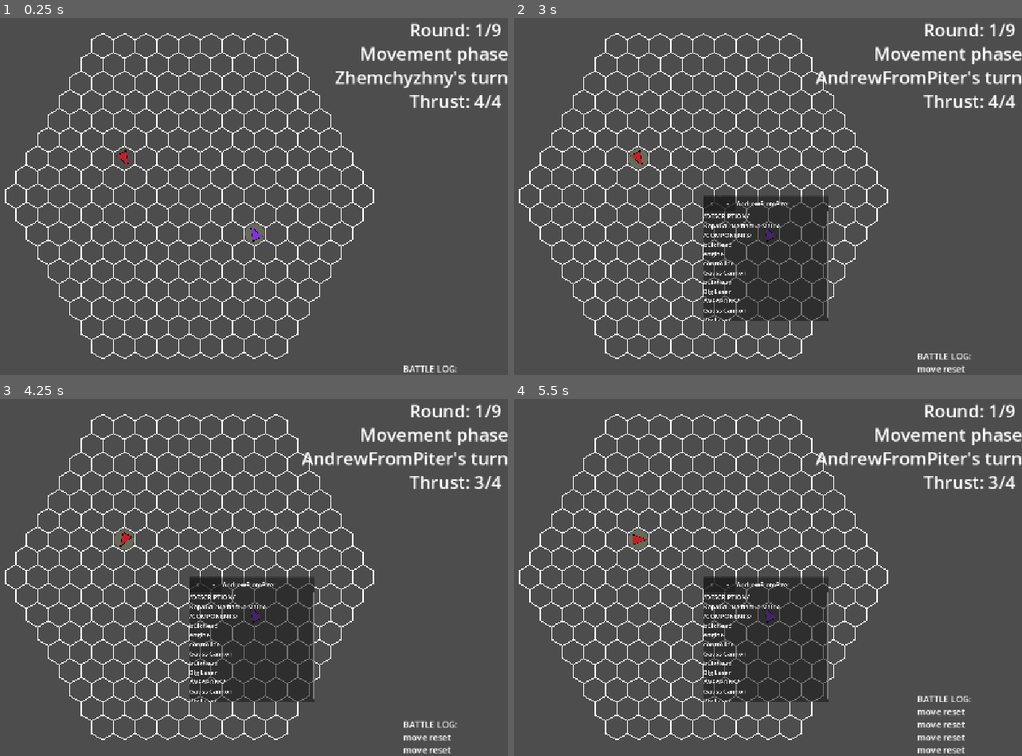
Above: before the commit, frames 1-4 (two rows, left to right).
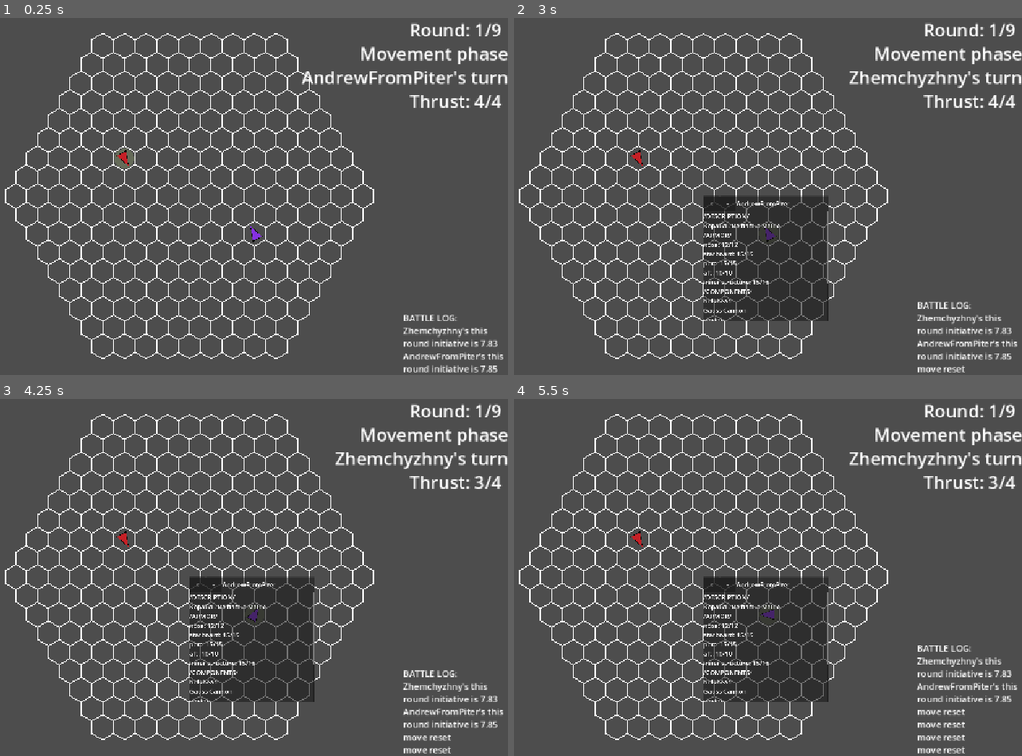
Above: after the commit, the same moments.

Repository: Idandot/Space-Arena
Game: Godot game, scene res://Base Class/Arena.tscn
Same seed, same stepped clock (60 frames per second), same inputs: the game is played once before the commit and once after it.
Inputs (mouse positions are in pixels of both pictures, inside the frame that each line leads up to):
- Up to frame 1 (0.25 s): no input
- Up to frame 2 (3 s): tap Enter (end_turn) at 0.5 s; drag from (768, 232) to (529, 196) at 0.52 s; click "--" at 1.25 s; click "X" at 2 s; tap Backspace (reset_move) at 2.75 s; drag from (635, 157) to (529, 196) at 2.77 s
- Up to frame 3 (4.25 s): tap Backspace (reset_move) at 3.5 s; move the mouse to (254, 498) at 3.52 s; hold Right (turn_right) from 3.53 s (still down); tap Q (next_weapon) at 3.6 s
- Up to frame 4 (5.5 s): release Right (turn_right) at 4.25 s; tap Backspace (reset_move) at 4.25, 5 s; drag from (671, 648) to (539, 595) at 4.27 s; move the mouse to (895, 631) at 5.02 s; hold Left (turn_left) from 5.03 s (still down); tap Space (fire) at 5.1 s

The runs differ from the first frame. In frame 1, 1.9% of the frame differs, in the area x 22-100%, y 14-100%; in frame 2, 2.3%; in frame 3, 2.3%; in frame 4, 2.3%, in the area x 22-100%, y 14-85%.

Commit message:
0.1.6.23 Text Armor and Initiative
+ Random Initiative
+ Armor Description in window

Diff:
--- a/Base Class/Actor.gd
+++ b/Base Class/Actor.gd
@@ -24,6 +24,7 @@
 		return is_active
 
 var _initiative: int = 0
+var _round_initiative: float
 var _is_alive: bool = true
 
 func setup(config: ActorConfig) -> void:
@@ -35,8 +36,11 @@
 
 	setup_started.emit(config)
 	_initiative = config.get("initiative")
+	_round_initiative = _initiative
 	display_name = config.get("display_name")
 	description = config.get("description")
+
+	TurnManager.round_started.connect(_calculate_round_initiative)
 
 func take_turn(phase: Enums.game_states) -> void:
 	if !_is_alive:
@@ -51,8 +55,8 @@
 	await get_tree().process_frame
 	emit_signal("turn_ended", self)
 
-func get_initiative() -> int:
-	return _initiative
+func get_initiative() -> float:
+	return _round_initiative
 
 func is_alive() -> bool:
 	return _is_alive
@@ -61,3 +65,7 @@
 	is_active = false
 	_is_alive = false
 	killed.emit(self)
+
+func _calculate_round_initiative(_new_round: int) -> void:
+	_round_initiative = _initiative + randf()
+	GameEvents.log_request.emit("%s's this round initiative is %.2f" % [display_name, _round_initiative])
--- a/Base Class/Actor.tscn
+++ b/Base Class/Actor.tscn
@@ -59,11 +59,11 @@
 ship_controller = NodePath("PlayerController")
 modules = {
 Vector2i(-1, 0): NodePath("Bulkhead2"),
+Vector2i(-1, 1): NodePath("Weapon"),
 Vector2i(0, -1): NodePath("Engine"),
 Vector2i(0, 0): NodePath("PlayerController"),
-Vector2i(0, 1): NodePath("Weapon"),
-Vector2i(1, 0): NodePath("Bulkhead"),
-Vector2i(1, 1): NodePath("Weapon2")
+Vector2i(0, 1): NodePath("Weapon2"),
+Vector2i(1, 0): NodePath("Bulkhead")
 }
 
 [node name="Engine" type="Node" parent="ShipLayout" node_paths=PackedStringArray("hex_rigidbody", "actor_mediator")]
--- a/Base Class/health_component.gd
+++ b/Base Class/health_component.gd
@@ -1,13 +1,15 @@
 extends Node
 class_name HealthComponent
 
+signal structure_changed
+
 @export var hex_rigidbody: HexRigidbody
 @export var starting_structure: Dictionary[String, int] = {
-	"nose": 20,
-	"starboard": 25,
-	"port": 25,
-	"aft": 15,
-	"inner structure": 30
+	"nose": 12,
+	"starboard": 15,
+	"port": 15,
+	"aft": 10,
+	"inner structure": 15
 }
 
 var structure: Dictionary[String, int]
@@ -38,6 +40,8 @@
 		GameEvents.log_request.emit(str(structure["inner structure"], "/",
 		starting_structure["inner structure"], " inner structure integrity left"))
 
+	structure_changed.emit()
+
 func get_hit_zone(attacker_position: Vector2i) -> String:
 	var to_attacker = attacker_position - hex_rigidbody.axial_position
 	var nose_angle = -hex_rigidbody.facing.get_current_angle()
@@ -51,9 +55,9 @@
 	var port_arc_diff = _angle_difference(port_angle, attack_angle)
 	var starboard_arc_diff = _angle_difference(starboard_angle, attack_angle)
 
-	if port_arc_diff <= 30:
+	if port_arc_diff <= 30 or is_equal_approx(port_arc_diff, 30):
 		return "port"
-	elif starboard_arc_diff <= 30:
+	elif starboard_arc_diff <= 30 or is_equal_approx(starboard_arc_diff, 30):
 		return "starboard"
 	elif nose_arc_diff <= 90:
 		return "nose"
--- a/UI/WindowContents/ShipContents.tscn
+++ b/UI/WindowContents/ShipContents.tscn
@@ -3,20 +3,8 @@
 [ext_resource type="Script" uid="uid://dpy2d62b47o2b" path="res://UI/WindowContents/ship_contents.gd" id="1_gdgan"]
 [ext_resource type="Theme" uid="uid://dho5hnu13gwhm" path="res://Themes/Font.tres" id="2_s5j1w"]
 
-[node name="VBoxContainer" type="VBoxContainer" node_paths=PackedStringArray("labels")]
+[node name="VBoxContainer" type="VBoxContainer"]
 offset_right = 40.0
 offset_bottom = 40.0
 script = ExtResource("1_gdgan")
-labels = [NodePath("Description"), NodePath("Modules"), NodePath("Weapons")]
-
-[node name="Description" type="Label" parent="."]
-layout_mode = 2
-theme = ExtResource("2_s5j1w")
-
-[node name="Modules" type="Label" parent="."]
-layout_mode = 2
-theme = ExtResource("2_s5j1w")
-
-[node name="Weapons" type="Label" parent="."]
-layout_mode = 2
-theme = ExtResource("2_s5j1w")
+label_theme = ExtResource("2_s5j1w")
--- a/UI/WindowContents/ship_contents.gd
+++ b/UI/WindowContents/ship_contents.gd
@@ -1,38 +1,78 @@
 extends Content
 
+@export var label_theme: Theme
+
 var _actor: Actor
-@export var labels: Array[Label]
+var labels: Dictionary[String, Label] = {}
+var _health_component: HealthComponent
 
 func setup(actor: Actor):
-	if !actor:
+	if actor == null:
 		return
+	_clear()
 	_actor = actor
 
-	add_text(0, "/DESCRIPTION/", false)
+	add_list_label("/DESCRIPTION/", [_actor.description])
 
-	add_text(0, _actor.description)
+	_health_component = _actor.find_child("HealthComponent") as HealthComponent
+	if _health_component != null:
+		var ss: Dictionary[String, int] = _health_component.starting_structure
+		var cs = _health_component.structure
+		var armor_text: Array[String]
 
-	add_text(1, "/COMPONENTS/", false)
+		for location in ss.keys():
+			armor_text.append("%s: %d/%d" % [location, cs[location], ss[location]])
 
-	var ship_layout: ShipLayout = actor.find_child("ShipLayout")
+		add_list_label("/ARMOR/", armor_text)
+
+		_health_component.structure_changed.connect(_update_armor)
+
+	var ship_layout: ShipLayout = _actor.find_child("ShipLayout") as ShipLayout
+	if ship_layout == null:
+		return
 	var modules: Dictionary[Vector2i, Module] = ship_layout.modules
 	var module_names: Array[String] = []
 	for module: Module in modules.values():
 		module_names.append(module.module_name)
 
-	for module_name in module_names:
-		add_text(1, module_name)
-
-	add_text(2, "/WEAPONS/", false)
+	add_list_label("/COMPONENTS/", module_names)
 
 	var weapons: Array[Weapon] = ship_layout.get_weapons()
+	var weapon_names: Array[String]
 	for weapon in weapons:
-		add_text(2, weapon.module_name)
+		weapon_names.append(weapon.module_name)
 
-	return
+	add_list_label("/WEAPONS/", weapon_names)
 
-func add_text(label_index: int, new_text: String, new_line: bool = true):
-	var label = labels[label_index]
-	if new_line:
-		label.text += "\n"
-	label.text += new_text
+func add_list_label(header: String, text: Array[String] = []):
+	var label = Label.new()
+	add_child(label)
+	labels[header] = label
+
+	label.theme = label_theme
+	label.paragraph_separator = "\n"
+
+	label.text = header
+	for line in text:
+		label.text += "\n" + line
+
+
+func _update_label_text(label: String, header: String, text: Array[String] = []):
+	labels[label].text = header
+	for line in text:
+		labels[label].text += "\n" + line
+
+func _clear():
+	for label: Label in labels.values():
+		label.queue_free()
+	labels.clear()
+
+func _update_armor():
+	var ss: Dictionary[String, int] = _health_component.starting_structure
+	var cs = _health_component.structure
+	var armor_text: Array[String]
+
+	for location in ss.keys():
+		armor_text.append("%s: %d/%d" % [location, cs[location], ss[location]])
+
+	_update_label_text("/ARMOR/", "/ARMOR/", armor_text)
